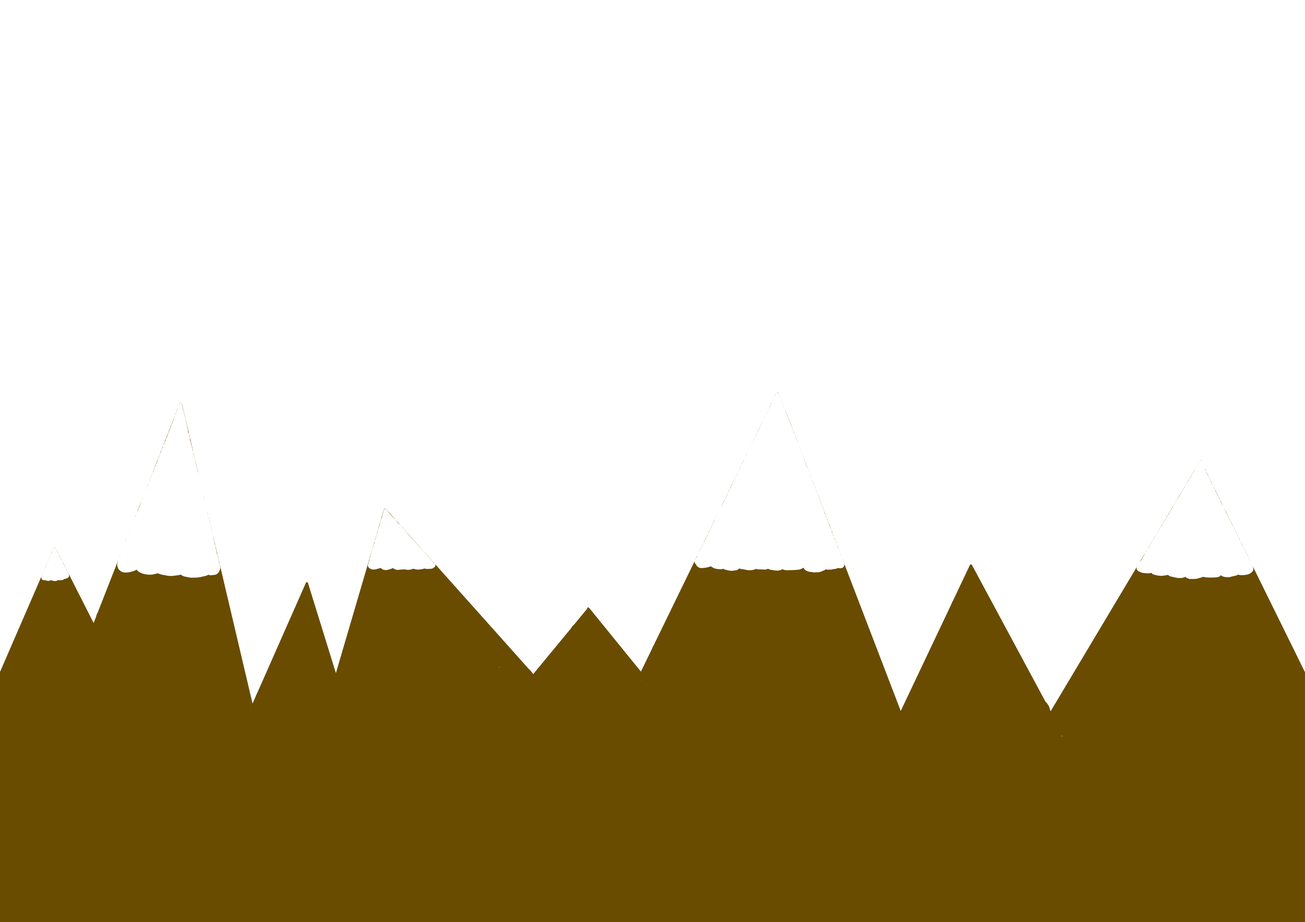
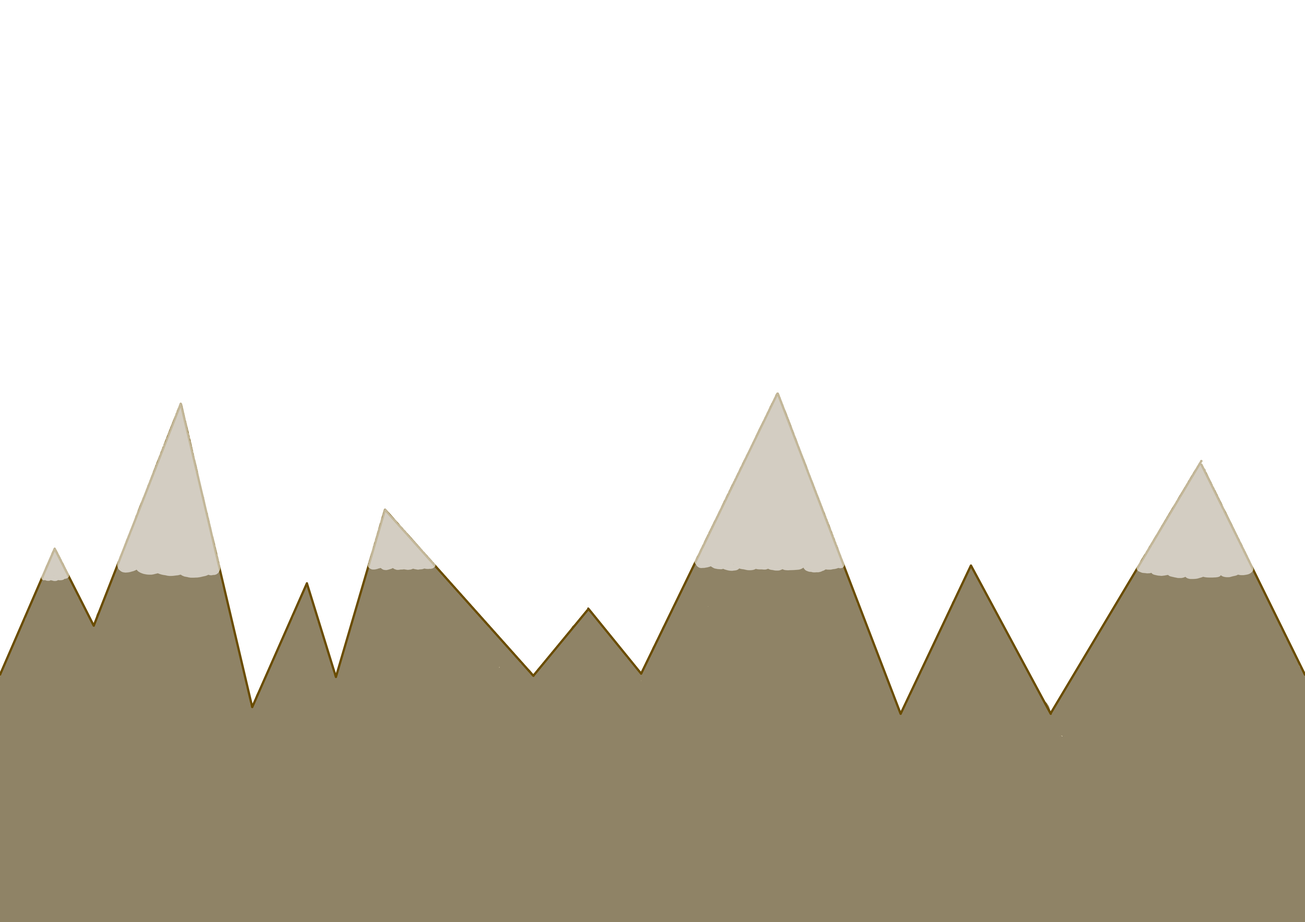
Comparing the layer stacks of the two 1305×922 images. Changes:
"snow": opacity 100% → 60%, painted on it over [35, 392, 1262, 596]
painted on "contour" (2nd of 2, in "mountains") over [0, 392, 1305, 738]
"colour" (2nd of 2, in "mountains"): opacity 100% → 60%, painted on it over [0, 392, 1305, 922]
